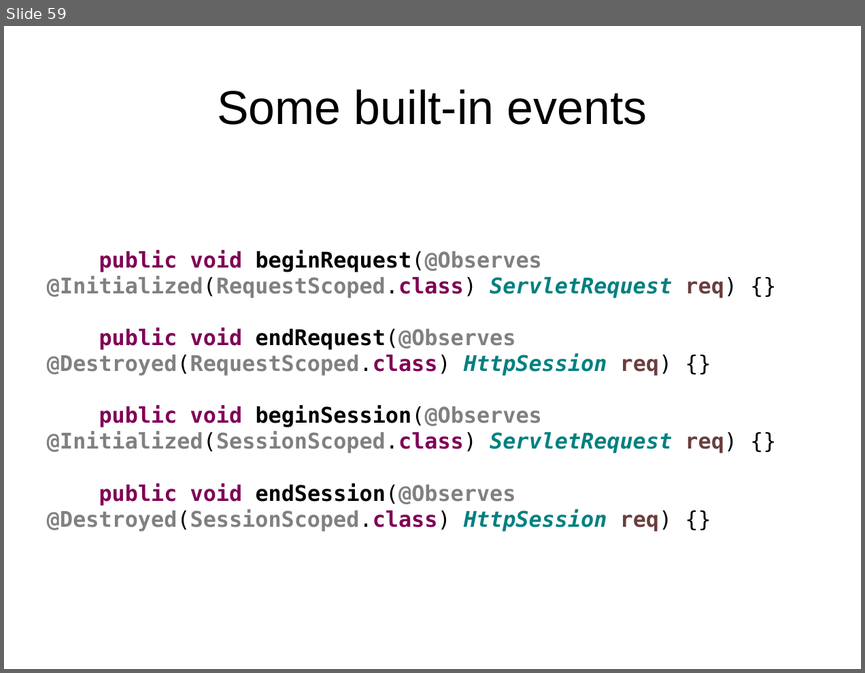
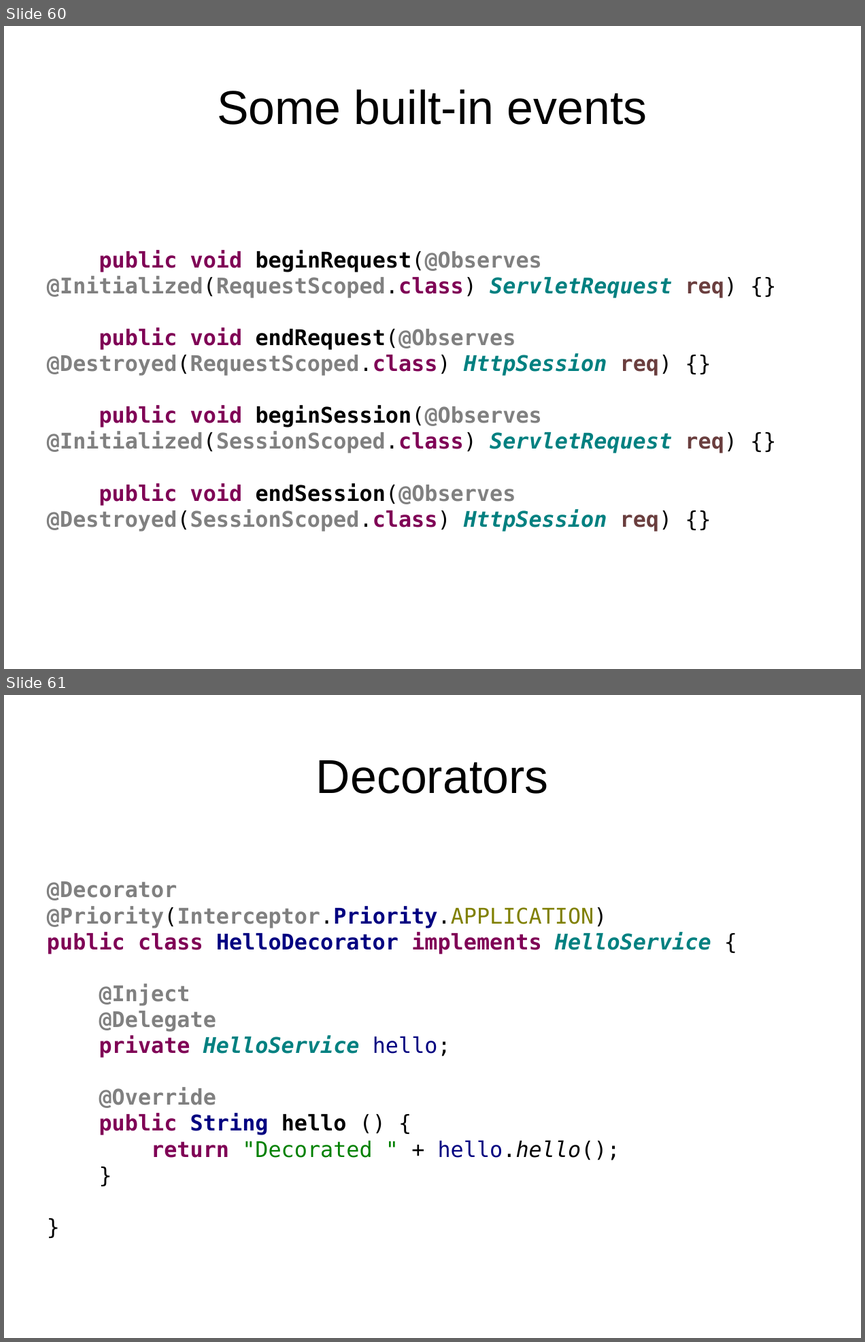
Before and after one commit to FrigoCoder/CDI, a slide deck: CDI.odp. Shown one above the other, each under a label of ours: slide 59 before the commit, slides 60 and 61 after it. The pictures are 865x673 and 865x1342 pixels, drawn with LibreOffice and Linux fonts; fonts in the diff are those of the drawing. Boxes give left, top, right and bottom in pixels: in the first picture for what was removed or moved away, otherwise in the second. Text is boxed around its words. In the diff, an @@ line names an element or a change of style, - is before the commit and + after.

Commit message:
Producers, events, decorators, interceptors.

```diff
--- a/CDI.odp
+++ b/CDI.odp
@@ slide 61 added at [4, 695, 861, 1338], background #FFFFFF @@
@@ title added at [316, 760, 548, 794], 44 pt, text #000000 @@
+Decorators
@@ text added at [47, 881, 711, 1160], 20 pt, text #808080, bold @@
+@Decorator
+@Priority(Interceptor.Priority.APPLICATION)
+public class HelloDecorator implements HelloService {
+@Inject
+@Delegate
+private HelloService hello;
+@Override
+public String hello () {
+return "Decorated " + hello.hello();
+}
+}
@@ what was slide 59 is now slide 60 @@
```
Also in this commit, not shown: 7 other slides added, 6 other files.
